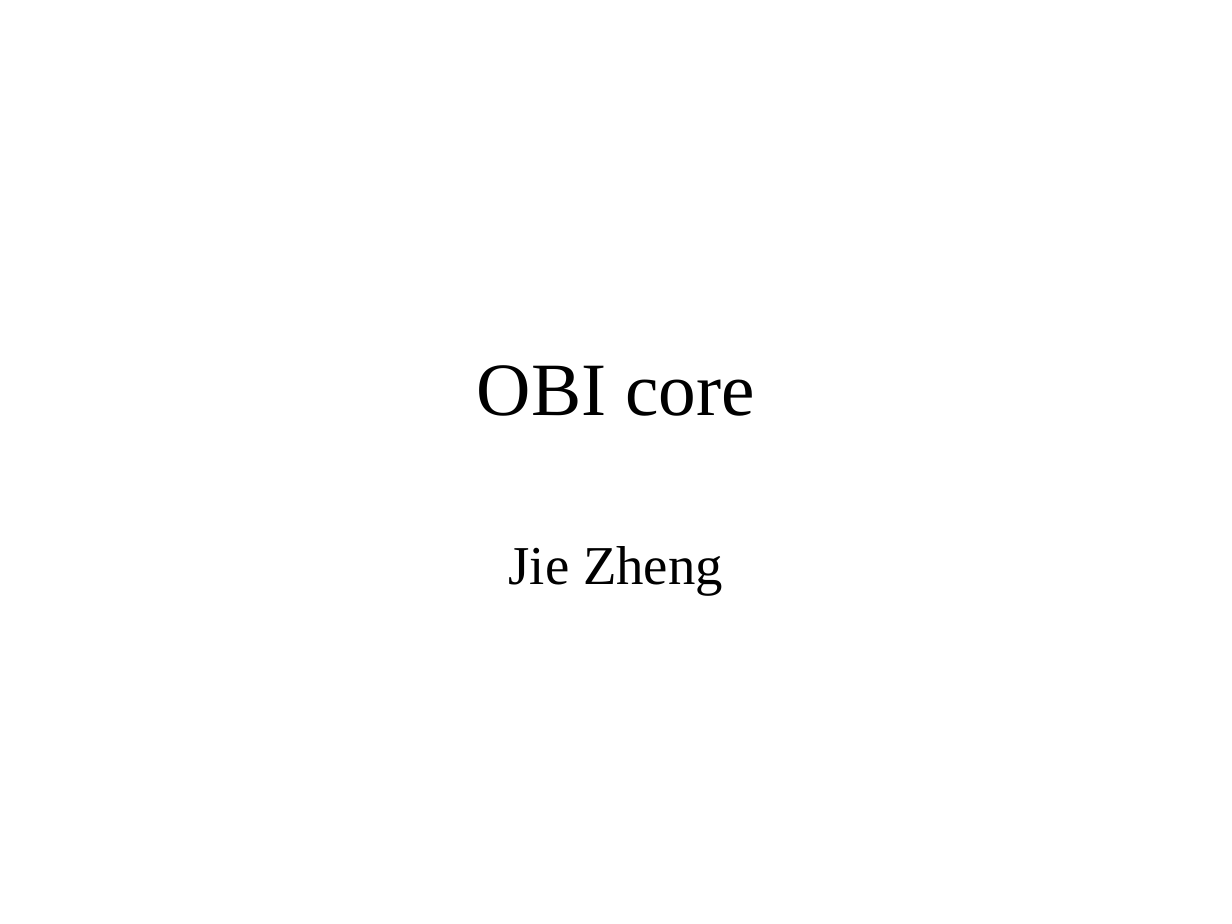
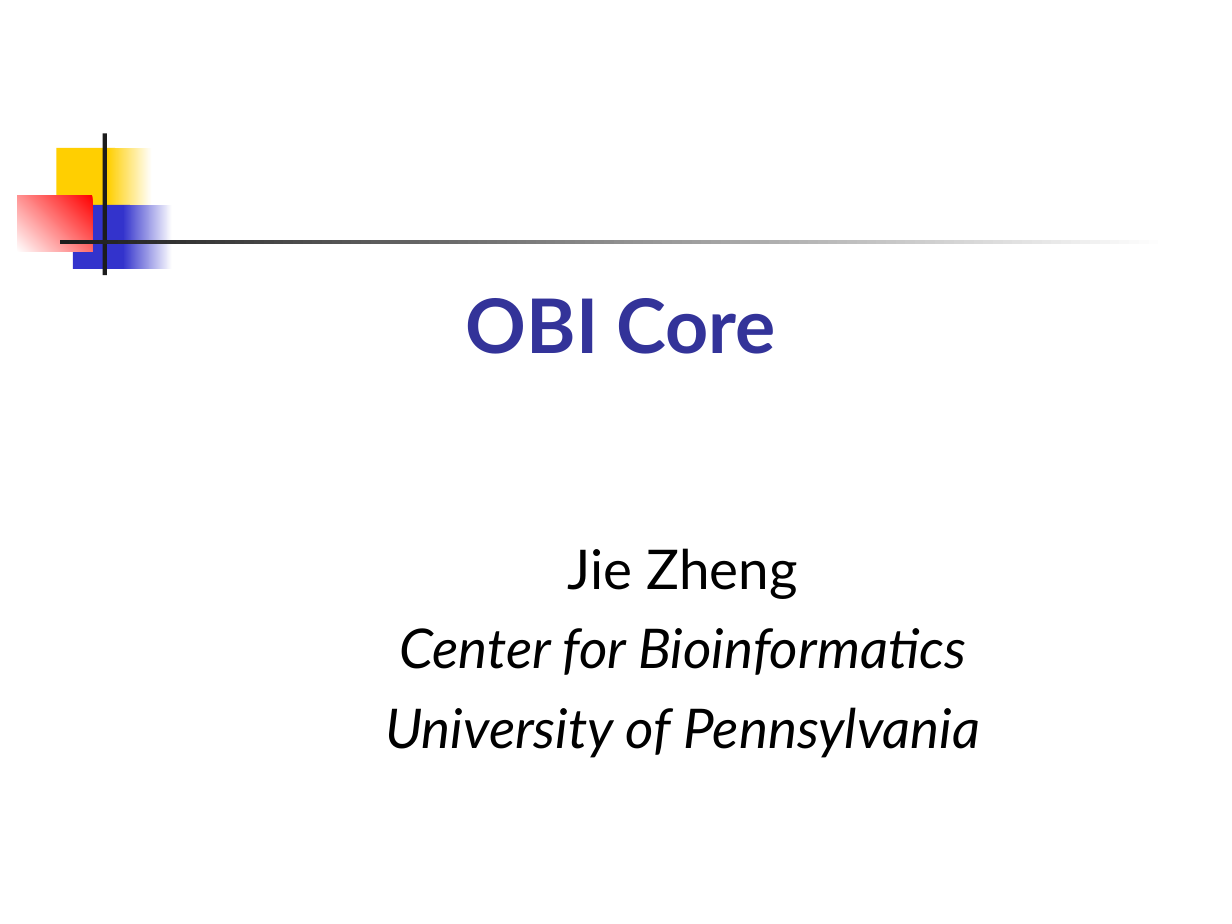
Before and after one commit to obi-ontology/obi-legacy-svn, a slide deck: slide 1 of trunk/docs/presentations/OBI workshop May 2012 Ann Arbor/OBI Core/OBI core.ppt. Drawn at 1232x924 pixels with LibreOffice and Linux fonts; fonts in the diff are those of the drawing. Boxes give left, top, right and bottom in pixels: in the first picture for what was removed or moved away, otherwise in the second. Text is boxed around its words. In the diff, an @@ line names an element or a change of style, - is before the commit and + after.

Commit message:
minor layout changes

```diff
--- a/trunk/docs/presentations/OBI workshop May 2012 Ann Arbor/OBI Core/OBI core.ppt
+++ b/trunk/docs/presentations/OBI workshop May 2012 Ann Arbor/OBI Core/OBI core.ppt
@@ rectangle added at (x1=57, y1=148, x2=116, y2=212), fill #FFCF01 @@
@@ rectangle added at (x1=102, y1=133, x2=106, y2=275), fill #1C1C1C @@
@@ rectangle added at (x1=108, y1=148, x2=153, y2=212), fill gradient #FFFFFF to #FFCF01 @@
@@ rectangle added at (x1=17, y1=195, x2=92, y2=251), fill gradient #FF0000 to #FFFFFF @@
@@ rectangle added at (x1=73, y1=205, x2=129, y2=269), fill #3333CC @@
@@ rectangle added at (x1=123, y1=205, x2=172, y2=269), fill gradient #FFFFFF to #3333CC @@
@@ rectangle added at (x1=59, y1=240, x2=1168, y2=244), fill gradient #FFFFFF to #1C1C1C @@
@@ title at (x1=466, y1=298, x2=777, y2=354): text changed; font Times New Roman to Lato; text colour #000000 to #333399; bold on @@
-OBI core
+OBI Core
@@ subtitle "Jie Zheng" moved from (x1=509, y1=546, x2=723, y2=595) to (x1=385, y1=548, x2=980, y2=758) @@
@@ subtitle at (x1=568, y1=548, x2=798, y2=599): font Times New Roman to Lato in "Jie Zheng" @@
@@ subtitle at (x1=385, y1=628, x2=980, y2=758): paragraphs added @@
+Center for Bioinformatics
+University of Pennsylvania
```
Also in this commit, not shown: 7 other slides changed.
